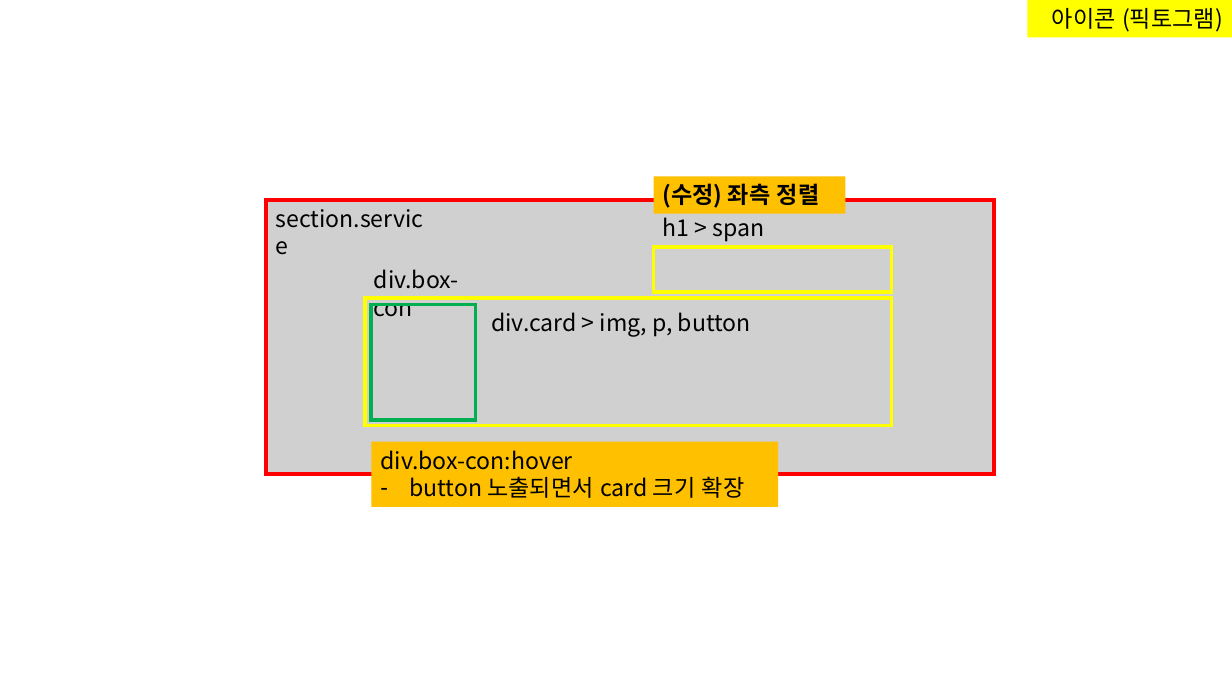
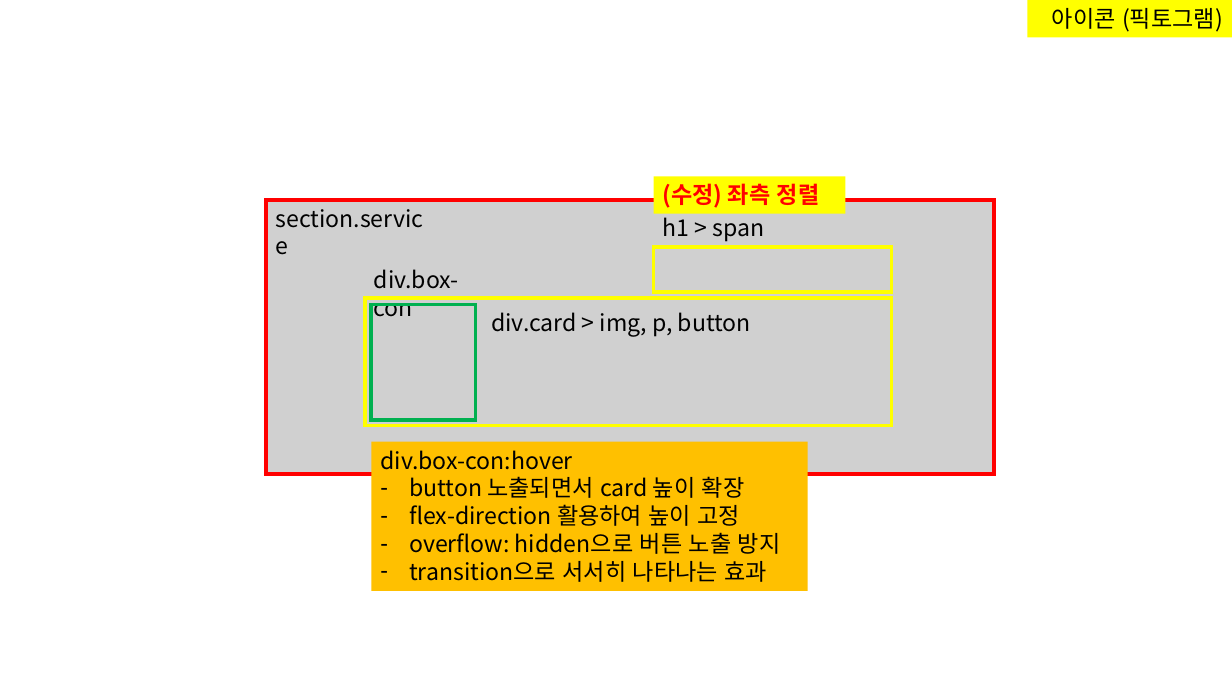
Before and after one commit to kim-yeny/project-lawfirm, a slide deck: slide 3 of [참고] lawfirm/(노트) lawfirm.pptx. Drawn at 1232x693 pixels with LibreOffice and Linux fonts; fonts in the diff are those of the drawing; grey boxes stand for pictures. Boxes give left, top, right and bottom in pixels: in the first picture for what was removed or moved away, otherwise in the second. Text is boxed around its words. In the diff, an @@ line names an element or a change of style, - is before the commit and + after.

```diff
--- a/[참고] lawfirm/(노트) lawfirm.pptx
+++ b/[참고] lawfirm/(노트) lawfirm.pptx
@@ rectangle "(수정) 좌측 정렬" at (653, 177, 846, 213): text colour #000000 to #FF0000; fill #FFC000 to #FFFF00 @@
@@ rectangle "div.box-con:hover": place and size @@
-rectangle "div.box-con:hover" at (372, 442, 778, 507)
+rectangle "div.box-con:hover" at (372, 442, 808, 592)
@@ text in rectangle at (409, 476, 781, 582): text changed @@
-– button 노출되면서 card 크기 확장
+– button 노출되면서 card 높이 확장
+– flex-direction 활용하여 높이 고정
+– overflow: hidden으로 버튼 노출 방지
+– transition으로 서서히 나타나는 효과
```
Also in this commit, not shown: 4 other slides changed, 2 slides added, 12 other files.
